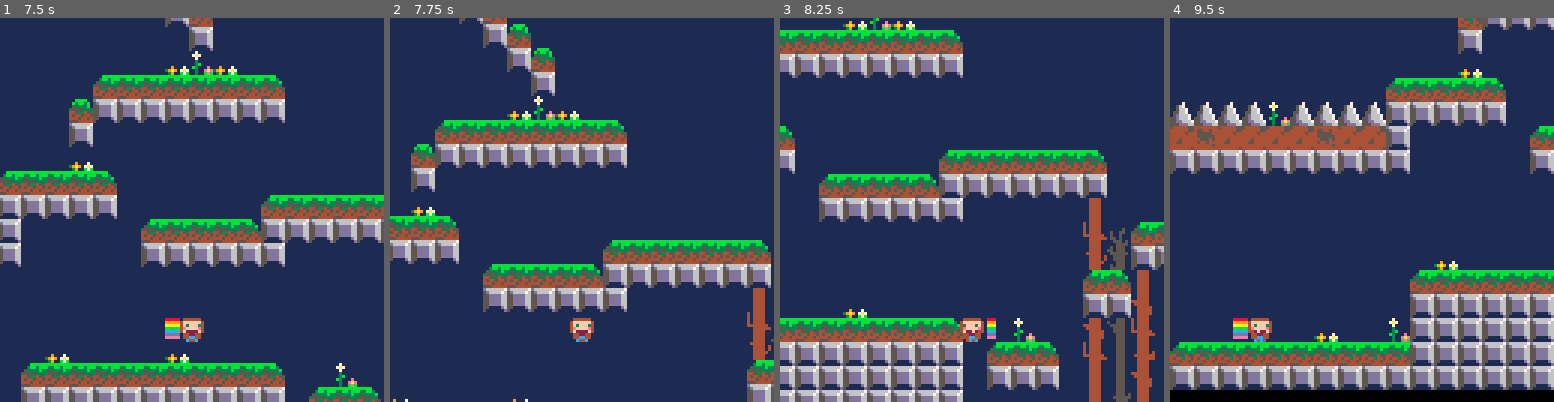
Above: before the commit, frames 1-4 (left to right).
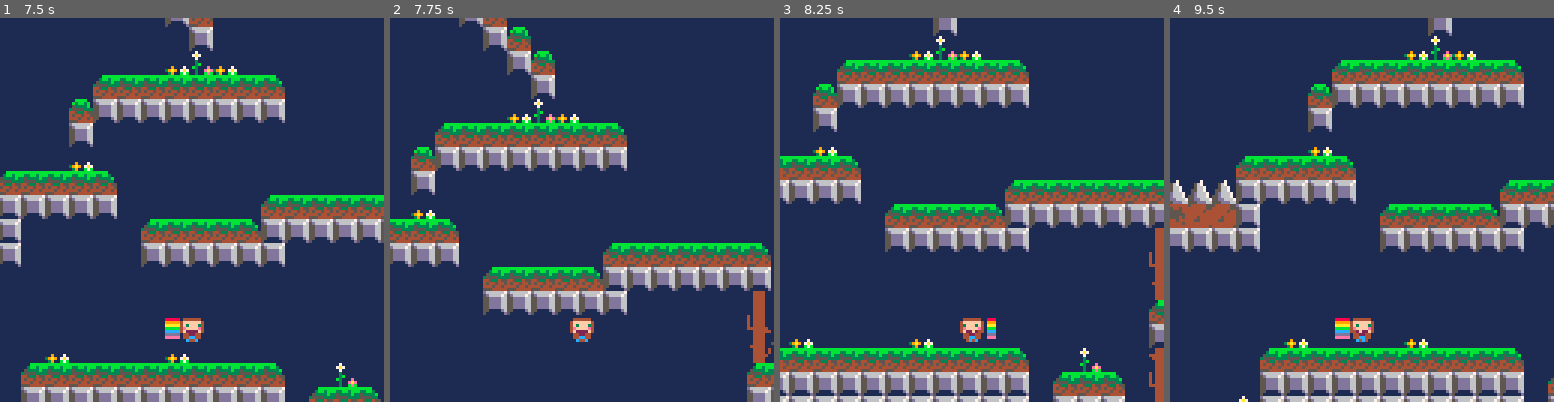
Above: after the commit, the same moments.

Repository: connorryanbaker/kmg
Game: PICO-8 cartridge currentdraft.p8
Two runs of this game, one before a commit and one after it. Both use one fixed random seed, a clock stepped at 60 frames per second and the inputs below.
Inputs:
- Up to frame 1 (7.5 s): tap X (X key) at 0.33, 1.07, 1.85, 2.97, 4.08, 5.2, 6.32, 7.43 s; tap O (Z key) at 0.7, 1.7, 2.1, 2.5, 2.9, 3.3, 3.7, 4.1, 4.5, 4.9, 5.3, 5.7, 6.1, 6.5, 6.9, 7.3 s; hold Right 1.6-2.1 s; hold Right 2.47-3.03 s; hold Left 3.08-3.58 s; hold Right 4.02-4.68 s; hold Left 5.08-5.68 s; hold Right 6.08-6.58 s; hold Right 6.63-7.13 s
- Up to frame 2 (7.75 s): hold Right from 7.5 s (still down); tap O (Z key) at 7.7 s
- Up to frame 3 (8.25 s): release Right at 8.07 s; tap O (Z key) at 8.1 s; hold Left from 8.12 s (still down)
- Up to frame 4 (9.5 s): tap O (Z key) at 8.5, 8.9, 9.3 s; tap X (X key) at 8.55 s; release Left at 8.62 s; hold Right from 9.05 s (still down)

Frame 1 is identical in both runs. In frame 2, 12% of the frame differs, in the area x 0-100%, y 0-100%; in frame 3, 49%; in frame 4, 52%.

Commit message:
new level 2 design

Diff:
--- a/currentdraft.p8
+++ b/currentdraft.p8
@@ -17,8 +17,8 @@
                          cat={ s=80, x=200, y=184 }
                      },
                       [2] = {
-                         snack={ s=82, x=72, y=104},
-                         cat={ s=115, x=104, y=56 }
+                         snack={ s=15, x=240, y=280 },
+                         cat={ s=80, x=200, y=184 }
                      },
                    }
   CAT_NAME={[0]="Horatio",[1]="Joe Buck",[2]="Georgia"}
@@ -67,7 +67,6 @@
   fs=false
   cam_x=player.x-64+player.w/2
   cam_y=player.y-64+player.w/2
-  music(LEVEL)
 end
 
 function _update()
@@ -82,7 +81,6 @@
     reset_player_location()
     FOUND_CAT=false
     FOUND_SNACK=false
-    music(LEVEL)
   end
   if not FOUND_CAT then player_update() end
   player_animate()
@@ -233,9 +231,7 @@
   if btnp(5) and player.landed then
     player.dy-=player.boost
     player.landed=false
-    local s = 6
-    if flr(time())%2==0 then s = 7 end
-    sfx(s)
+    --sfx(1)
   end
 
   if btnp(4) and player.candash then
@@ -243,8 +239,6 @@
     player.candash=false
     player.dx+=player.direction*5
     player.dashtick=time()
-    local s = flr(time()) % 2 == 0 and 10 or 11
-    sfx(s)
   end
 
   if time()-player.dashtick>0.3 then
@@ -353,8 +347,8 @@
     x2=x+w
     y2=y+h-1
   elseif dir=="up" then
-    x1=x+3
-    y1=y-3
+    x1=x+1
+    y1=y-1
     x2=x+w-1
     y2=y
   elseif dir=="down" then
@@ -517,7 +511,7 @@
 0080800000010203000000000000000080808000000200030303000000000003000080000002060200000000000000038000000000000302000002020300030310001000000300000000000000000000000000000003000000000000000000000603030000060000000000000000000000001000000000000000000000000000
 0000000000000000000000000000000000000000000000000000000000000000000000000000000000000000000000000000000000000000000000000000000000000000000000000000000000000000000000000000000000000000000000000000000000000000000000000000000000000000000000000000000000000000
 __map__
-2b2b2b2b2b2b2b2b2b2b2b2b2b2b2b2b2b2b2b2b2b2b2b2b2b2b2b2b2b2b2b2b0f0f0f0f0f0f0f0f0f0f0f0f0f0f0f0f0f0f0f0f0f0f0f0f0f0f0f0f0f0f0f0f52525252525252525252525252525252525252525252616161616161525252520000000000000000000000000000000000000000000000000000000000000000
+2b2b2b2b2b2b2b2b2b2b2b2b2b2b2b2b2b2b2b2b2b2b2b2b2b2b2b2b2b2b2b2b0f0f0f0f0f0f0f0f0f0f0f0f0f0f0f0f0f0f0f0f0f0f0f0f0f0f0f0f0f0f0f0f52525252525252525252525252525252525252525252525252525252525252520000000000000000000000000000000000000000000000000000000000000000
 2b2b2b2b2b2b2b2b2b2b2b2b2b2b2b2b2b2b2b2b2b2b2b2b2b2b2b2b2b2b2b2b0f0f0f0f0f0f0f0f0f0f0f0f0f0f0f0f0f0f0f0f0f0f0f0f0f0f0f0f0f0f0f0f52525252525252525252525252525252525252525252525252525252525252520000000000000000000000000000000000000000000000000000000000000000
 382b382b38282b2b2b2b464748492b2b2b2b2b2b2b2b2b2b2b2b2b2b2b2b2b2b0f0f0f0f0f0f0f0f0f0f0f0f0f0f0f0f0f0f0f0f0f0f0f0f0f0f0f0f0f0f0f0f52525252525252525252525252525252525252525252525252525252525252520000000000000000000000000000000000000000000000000000000000000000
 2b282b382b382b38392b565758592b2b2b2b2b2b2b2b2b2b2b2b2b2b2b2b2b2b0f0f0f0f0f0f0f0f0f0f0f0f0f0f0f0f0f0f0f0f0f0f0f0f0f0f0f0f0f0f0f0f52525252525252525252525252525252525252525252525252525252525252520000000000000000000000000000000000000000000000000000000000000000
@@ -532,37 +526,25 @@
 400e0d2e1717172b2b382b381717171717172b2b2b2b2b2b2b2b2b2b2b2b2b2b0f0f0f0f0f0f0f0f0f0f0f0f0f0f0f0f0f0f0f0f0f0f0f0f0f0f0f0f0f0f0f0f525252525252614f5252525252525252526152525252526152525252525252520000000000000000000000000000000000000000000000000000000000000000
 382d1b0e1717172b2b2b2b2b2b1717171717382b2b2b2b2b2b2b2b2b2b2b2b2b0f0f0f0f0f0f0f0f0f0f0f0f0f0f0f0f0f0f0f0f0f0f0f0f0f0f0f0f0f0f0f0f525252525252615f5272525252525252526152525252735252625252525252520000000000000000000000000000000000000000000000000000000000000000
 1d3d2c1e1d17172b2b1918382b2b2b2b2b382b2b2b2b2b2b2b2b2b2b2b2b2b2b0f0f0f0f0f0f0f0f0f0f0f0f0f0f0f0f0f0f0f0f0f0f0f0f0f0f0f0f0f0f0f0f52525252525261450505055552525252736152525252450555615252525252520000000000000000000000000000000000000000000000000000000000000000
-0505182e1b2e0c282b17172b382b2b2b2b2b2b2b2b2b2b2b2b2b2b2b2b2b2b2b0f0f0f0f0f0f0f0f0f0f0f0f0f0f0f0f0f0f0f0f0f0f0f0f0f0f0f0f0f0f0f0f52525252525261616161616152525245056162525252616161525252525252520000000000000000000000000000000000000000000000000000000000000000
-2c2e1c2e2a2e2c352b2b2b393e2b2b2b2b2b2b2b2b2b2b2b2b2b2b2b2b2b2b2b0f0f0f0f0f0f0f0f0f0f0f0f0f0f0f0f0f0f0f0f0f0f0f0f0f0f0f0f0f0f0f0f52525252525252525252615f52525261616161525252526e6f525252525252520000000000000000000000000000000000000000000000000000000000000000
-1c1e2c2e190505182b2b382b17382b2b2b2b2b2b2b2b2b2b2b2b2b2b2b2b2b2b0f0f0f0f0f0f0f0f0f0f0f0f0f0f0f0f0f0f0f0f0f0f4a4b4c4d0f0f0f0f0f0f5252525252525252525261525252626e6f5252627552527e7f525252525252520000000000000000000000000000000000000000000000000000000000000000
-1b0e2c2e061506062b2b2b2b162b2b2b2b352b2b2b2b2b2b2b2b2b2b2b2b2b2b0f0f0f0f0f0f0f0f0f0f0f0f0f0f0f0f0f0f0f0f0f0f5a5b5c5d0f0f0f0f0f0f5252525252525252525261525252617e7f5252616252525252525252525252520000000000000000000000000000000000000000000000000000000000000000
-26262626060606152b2b2b190505050505051826261905182b2b2b2b2b2b2b2b0f0f0f0f0f0f0f0f0f0f0f0f0f0f0f0f0f0f0f0f0f0f6a6b6c6d0f0f0f0f0f0f52525252525252525252616252525252525252526152625252525252525252520000000000000000000000000000000000000000000000000000000000000000
-152506251517171719182b171717171717171717171525172b2b2b2b2b2b2b2b0f0f0f0f0f0f0f0f0f0f0f0f0f0f0f0f0f0f0f0f0f0f7a7b7c7d0f0f0f0f0f0f52525252525252525252610662525252525252525252616252525252525252520000000000000000000000000000000000000000000000000000000000000000
-062515252517392b17172b2b282b2b2b2b2b2b28172506172b352b2b2b2b2b2b0f0f0f0f0f0f0f0f0f0f0f0f0f0f0f0f0f0f0f0f0f0f0f0f0f0f0f0f0f0f0f0f525252525252525252525261156252525252525252525e6152525252525252520000000000000000000000000000000000000000000000000000000000000000
-1717171717172b2b2b282b2b2b38392b2b2b2b2b171717172b19182b382b2b2b0f0f0f0f0f0f0f0f0f0f0f0f0f0f0f0f0f0f0f0f0f0f0f0f0f0f0f0f0f0f0f0f52525252525252525252525261066275735252525252525252525252525252520000000000000000000000000000000000000000000000000000000000000000
-171717171717282b2b2b2b2b2b2b2b2b2b2b392b2b2b2b2b3817172b282b2b2b0f0f0f0f0f0f0f0f0f0f0f0f0f0f0f0f0f0f0f0f0f0f0f0f0f020f0f0f0f0f0f52525252525252525252525252611545055552525252525252525245055552520000000000000000000000000000000000000000000000000000000000000000
-2b2b382b39172b2b2b2b2b2b2b2b2b2b2b2b2b2b2b2b2b2b2b2b2b2b2b2b162b0f0f0f0f0f0f0f0f0f0f0f0f0f0f0f0f0f0f0f0f0f0f0f0f1f052f0f0f0f0f0f52525252525252525252525252526161616152526252525252525261616152520000000000000000000000000000000000000000000000000000000000000000
-2b2b2b2b2b382b2b2b2b2b2b2b2b2b2b2b2b2b2b2b2b2b2b2b2b2b2b2b1905180f0f0f0f0f0f0f0f0f0f0f0f0f0f0f0f0f0f0f0f0f0f0f0f0f0f0f0f0f0f0f0f52525252525252525252525252525252525252526152526252525252525252520000000000000000000000000000000000000000000000000000000000000000
-2b2b2b2b2b2b2b2b2b2b2b2b2b162b2b2b2b2b3c05182b2b2b2b2b2b3e1717170f0f0f0f0f0f0f0f0f0f0f0f0f0f0f0f0f0f0f0f0f0f0f0f0f0f0f0f0f510f0f52525252525252525252525252525252525252525252526152525252525252520000000000000000000000000000000000000000000000000000000000000000
-2b2b2b2b2b2b2b2b2b2b3c050505050505050517171719182b2b2b2b172b2b2b0f0f0f0f0f0f0f0f0f0f0f0f0f0f0f0f0f0f0f510f0f0f0f0f0f0f0f1f2f0f0f52525252525252525252525252525252525252525252525252527352525252520000000000000000000000000000000000000000000000000000000000000000
-2b2b2b2b2b2b2b2b2b2b271525252525252515172b2b17172b2b2b2b2b16352b0f0f0f0f0f0f0f0f0f0f0f0f0f0f0f0f0f0f1f05050505052f0f0f0f07070f0f52525252525252525252525252525252525252525252525252450555525252520000000000000000000000000000000000000000000000000000000000000000
-2b2b2b2b2b2b2b2b2b35272525252515252525172b2b2b2b2b2b1905050505180f0f0f0f0f0f0f0f0f0f0f0f0f0f0f0f0f0f07070707070707500f0f0f0f0f0f52525252525252525252525252525252525252525245050555616161525252520000000000000000000000000000000000000000000000000000000000000000
-2b2b2b2b190505050505060617171717171717172b2b2b2b2b2b1717171717170f0f0f0f0f0f0f0f0f0f0f0f0f0f0f0f0f0f0f0f0f0f0f0f0f3f0f0f0f0f0f3f52525252525252525252525252734505555252525261616161614f52525252520000000000000000000000000000000000000000000000000000000000000000
-2b2b2b2b17171717171717171717172b2b2b2b2b2b2b2b2b2b2b2b2b2b2b2b2b0f0f0f0f0f0f0f0f0f1f05052f0f0f0f0f0f0f0f0f0f0f0f0f070f0f0f3f3f07525252525252525252525252526261616152525252525252526e6f52656552520000000000000000000000000000000000000000000000000000000000000000
-…(17 lines of a section not shown)…
+0505182e1b2e0c282b17172b382b2b2b2b2b2b2b2b2b2b2b2b2b2b2b2b2b2b2b0f0f0f0f0f0f0f0f0f0f0f0f0f0f0f0f0f0f707070707071707070700f0f0f0f52525252525261616161616152525245056162525252616161525252525252520000000000000000000000000000000000000000000000000000000000000000
+2c2e1c2e2a2e2c352b2b2b393e2b2b2b2b2b2b2b2b2b2b2b2b2b2b2b2b2b2b2b0f0f0f0f0f0f0f0f0f0f0f0f0f0f0f0f0f0f700f7070700f71700f70700f0f0f52525252525252525252615f52525261616161525252526e6f525252525252520000000000000000000000000000000000000000000000000000000000000000
+1c1e2c2e190505182b2b382b17382b2b2b2b2b2b2b2b2b2b2b2b2b2b2b2b2b2b0f0f0f0f0f0f0f0f0f0f0f0f0f0f0f0f0f70707170714a4b4c4d700f700f0f0f5252525252525252525261525252626e6f5252627552527e7f525252525252520000000000000000000000000000000000000000000000000000000000000000
+1b0e2c2e061506062b2b2b2b162b2b2b2b352b2b2b2b2b2b2b2b2b2b2b2b2b2b0f0f0f0f0f0f0f0f0f0f0f0f0f0f0f0f0f7070700f705a5b5c5d7071700f0f0f5252525252525252525261525252617e7f5252616252525252525252525252520000000000000000000000000000000000000000000000000000000000000000
+26262626060606152b2b2b190505050505051826261905182b2b2b2b2b2b2b2b0f0f0f0f0f0f0f0f0f0f0f0f0f0f0f0f0f0f70700f706a6b6c6d0f70700f0f0f52525252525252525252616252525252525252526152625252525252525252520000000000000000000000000000000000000000000000000000000000000000
+152506251517171719182b171717171717171717171525172b2b2b2b2b2b2b2b0f0f0f0f0f0f0f0f0f0f0f0f0f0f0f0f7070707070707a7b7c7d71700f0f0f0f52525252525252525252610662525252525252525252616252525252525252520000000000000000000000000000000000000000000000000000000000000000
+062515252517392b17172b2b282b2b2b2b2b2b28172506172b352b2b2b2b2b2b0f0f0f0f0f0f0f0f0f0f0f0f0f0f0f0f700f7070717071700f7070700f0f0f0f525252525252525252525261156252525252525252525e6152525252525252520000000000000000000000000000000000000000000000000000000000000000
+1717171717172b2b2b282b2b2b38392b2b2b2b2b171717172b19182b382b2b2b0f0f0f0f0f0f0f0f0f0f0f0f0f0f0f7070700f0f0f0f70707070710f0f0f0f0f52525252525252525252525261066275735252525252525252525252525252520000000000000000000000000000000000000000000000000000000000000000
+171717171717282b2b2b2b2b2b2b2b2b2b2b392b2b2b2b2b3817172b282b2b2b0f0f0f0f0f0f0f0f0f0f0f0f0f0f0f0f70700f0f0f0f0f0f0f020f0f0f0f0f0f52525252525252525252525252611545055552525252525252525245055552520000000000000000000000000000000000000000000000000000000000000000
+2b2b382b39172b2b2b2b2b2b2b2b2b2b2b2b2b2b2b2b2b2b2b2b2b2b2b2b162b0f0f0f0f0f0f0f0f0f0f0f0f0f0f0f0f7070710f0f0f0f0f1f052f0f0f0f0f0f52525252525252525252525252526161616152526252525252525261616152520000000000000000000000000000000000000000000000000000000000000000
+2b2b2b2b2b382b2b2b2b2b2b2b2b2b2b2b2b2b2b2b2b2b2b2b2b2b2b2b1905180f0f0f0f0f0f0f0f0f0f0f7070707070700f700f0f0f0f0f0f0f0f0f0f0f0f0f52525252525252525252525252525252525252526152526252525252525252520000000000000000000000000000000000000000000000000000000000000000
+2b2b2b2b2b2b2b2b2b2b2b2b2b162b2b2b2b2b3c05182b2b2b2b2b2b3e1717170f0f0f0f0f0f0f0f0f0f0f700f0f0f0f0f70700f0f0f0f0f0f0f0f0f0f510f0f52525252525252525252525252525252525252525252526152525252525252520000000000000000000000000000000000000000000000000000000000000000
+2b2b2b2b2b2b2b2b2b2b3c050505050505050517171719182b2b2b2b172b2b2b0f0f0f0f0f0f0f0f0f0f0f70700f707070700f510f0f0f0f0f0f0f0f1f2f0f0f52525252525252525252525252525252525252525252525252527352525252520000000000000000000000000000000000000000000000000000000000000000
+2b2b2b2b2b2b2b2b2b2b271525252525252515172b2b17172b2b2b2b2b16352b0f0f0f0f0f0f0f0f0f0f0f0f7071700f0f0f1f05050505052f0f0f0f07070f0f52525252525252525252525252525252525252525252525252450555525252520000000000000000000000000000000000000000000000000000000000000000
+2b2b2b2b2b2b2b2b2b35272525252515252525172b2b2b2b2b2b1905050505180f0f0f0f0f0f0f0f0f0f0f0f0f7070700f0f07070707070707500f0f0f0f0f0f52525252525252525252525252525252525252525245050555616161525252520000000000000000000000000000000000000000000000000000000000000000
+2b2b2b2b190505050505060617171717171717172b2b2b2b2b2b1717171717170f0f0f7070700f0f0f0f0f0f0f0f0f700f0f0f0f0f0f0f0f0f3f0f0f0f0f0f3f52525252525252525252525252734505555252525261616161614f52525252520000000000000000000000000000000000000000000000000000000000000000
+2b2b2b2b17171717171717171717172b2b2b2b2b2b2b2b2b2b2b2b2b2b2b2b2b0f0f70700f707070711f05052f0f70700f0f0f0f0f0f0f0f0f070f0f0f3f3f07525252525252525252525252526261616152525252525252526e6f52656552520000000000000000000000000000000000000000000000000000000000000000
+…(5 lines of a section not shown)…
Not shown, changed: 62 lines of the sprite sheet (__gfx__) section of currentdraft.p8
Not shown, changed: the music (__music__) section of currentdraft.p8
Not shown, changed: the sound effects (__sfx__) section of currentdraft.p8
